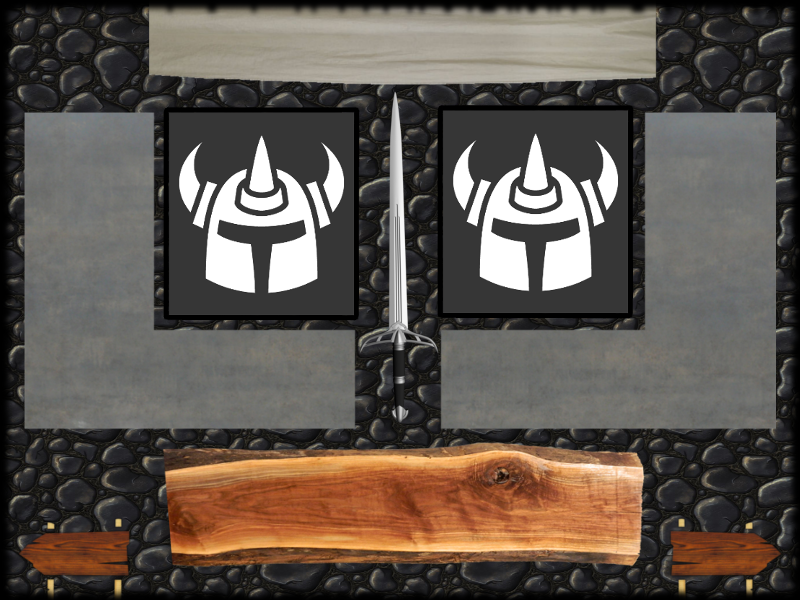
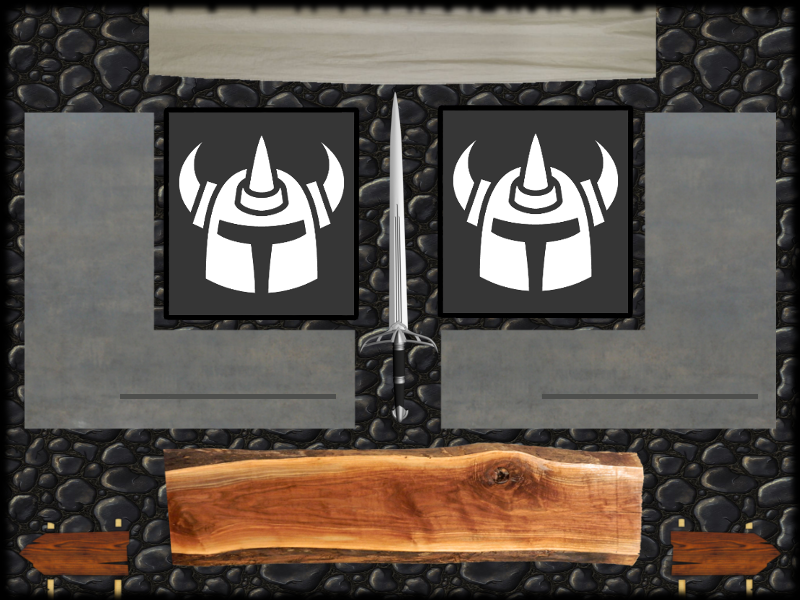
Layers edited between the first and the second (800, 600) image:
painted on "plaque.png" over [120, 394, 758, 399]
